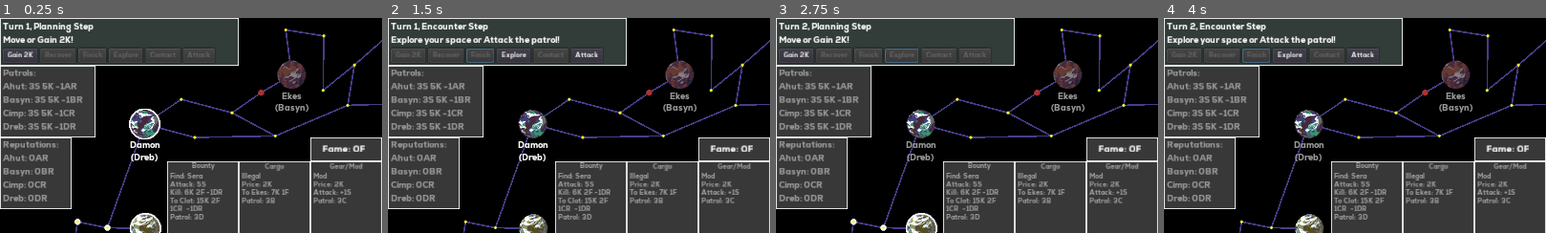
Above: before the commit, frames 1-4 (left to right).
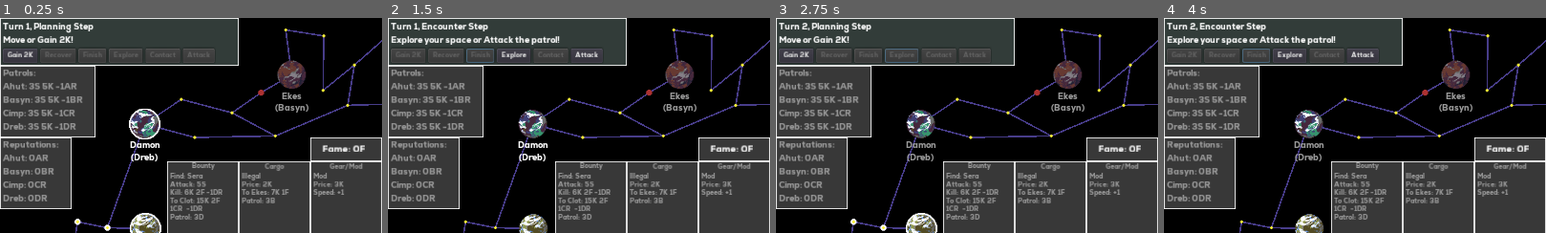
Above: after the commit, the same moments.

Repository: kosinaz/20-parsecs
Game: Godot game, scene res://scenes/ingame.tscn
The game is run twice, just before and just after one commit, with the same random seed, the same clock (stepped at 60 frames per second) and the same inputs.
Inputs (mouse positions are % of the whole screen's width and height, from its top left):
- Up to frame 1 (0.25 s): no input
- Up to frame 2 (1.5 s): click (2, 95) at 0.52 s; click "Finish" at 1.25 s
- Up to frame 3 (2.75 s): click "Explore" at 2 s
- Up to frame 4 (4 s): click "Gain 2K" at 2.75 s; click "Finish" at 3.5 s
The pictures show only the part of the screen within x 0-50%, y 0-50%; the shares and areas given below are measured in that part.

The runs differ from the first frame. In frame 1, 0.3% of the frame differs, in the area x 82-92%, y 77-87%; in frame 2, 0.3%; in frame 3, 0.3%; in frame 4, 0.3%.

Commit message:
add ion cannon

Diff:
--- a/20 Parsecs/scenes/gearmods.gd
+++ b/20 Parsecs/scenes/gearmods.gd
@@ -30,4 +30,18 @@
 		"name": "shield upgrade",
 		"description": "Armor: +1S\nAction: Recover 1 Ship Damage",
 	},
+	{
+		"type": "Mod",
+		"buy": 5,
+		"name": "maneuvering thrusters",
+		"description": "Armor: +1S\nEnemy Attack: -1S if you have Tactics.",
+	},
+	{
+		"type": "Mod",
+		"buy": 5,
+		"name": "ion cannon",
+		"description": "-1 Ship Damage or -2 Ship Damage if you have Tactics.",
+		"patrol": "A",
+		"move": 3,
+	},
 ]
--- a/20 Parsecs/scenes/ingame.gd
+++ b/20 Parsecs/scenes/ingame.gd
@@ -437,6 +437,8 @@
 	return count > 1
 
 func combat(attack1, attack2):
+	if $"%ShipMod".get_name() == "maneuvering thrusters" and is_skilled("Tactics"):
+		attack2 -= 1
 	var result1 = 0
 	for _i in range(attack1):
 		var result = roll()
@@ -451,12 +453,21 @@
 			if result == "crit":
 				result1 += 2
 	var result2 = 0
+	var has_hit = false
+	var has_crit = false
 	for _i in range(attack2):
 		var result = roll()
 		if result == "hit":
 			result2 += 1
+			has_hit = true
 		if result == "crit":
 			result2 += 2
+			has_crit = true
+	if $"%ShipMod".get_name() == "ion cannon":
+		if has_crit and is_skilled("Tactics"):
+			result2 -= 2
+		elif has_hit:
+			result2 -= 1
 	return {
 		"attacker_won": result2 < result1,
 		"attacker_damage": result2,
--- a/20 Parsecs/scenes/ship.gd
+++ b/20 Parsecs/scenes/ship.gd
@@ -58,7 +58,7 @@
 
 func get_armor():
 	var armor = _data.armor
-	if $"%ShipMod".get_name() == "shield upgrade":
+	if ["shield upgrade", "maneuvering thrusters"].has($"%ShipMod".get_name()):
 		armor += 1
 	return armor
 
